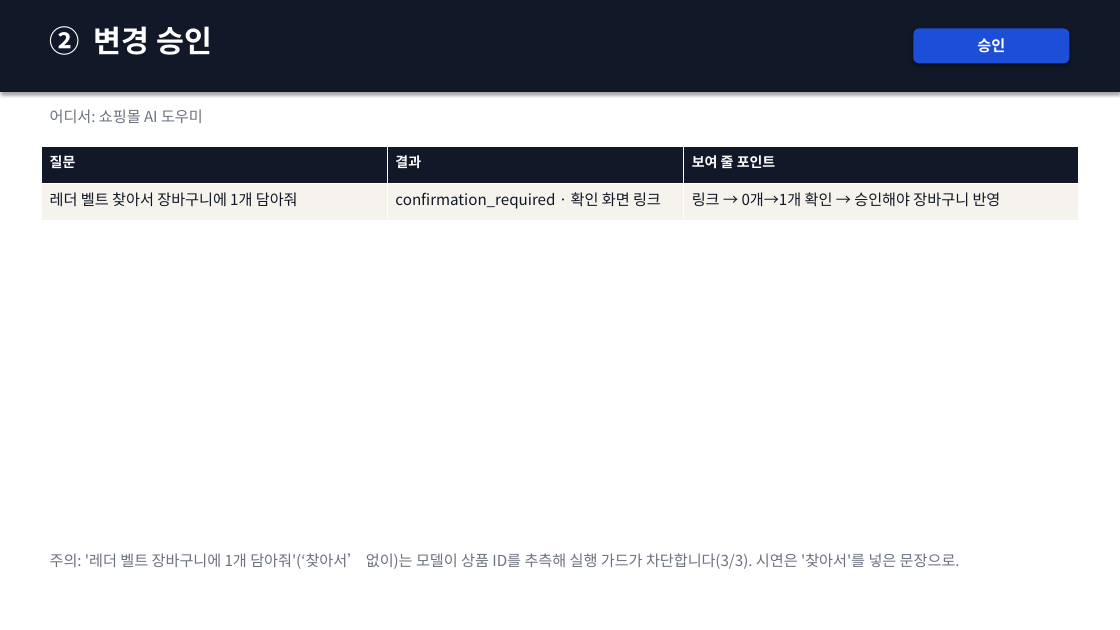
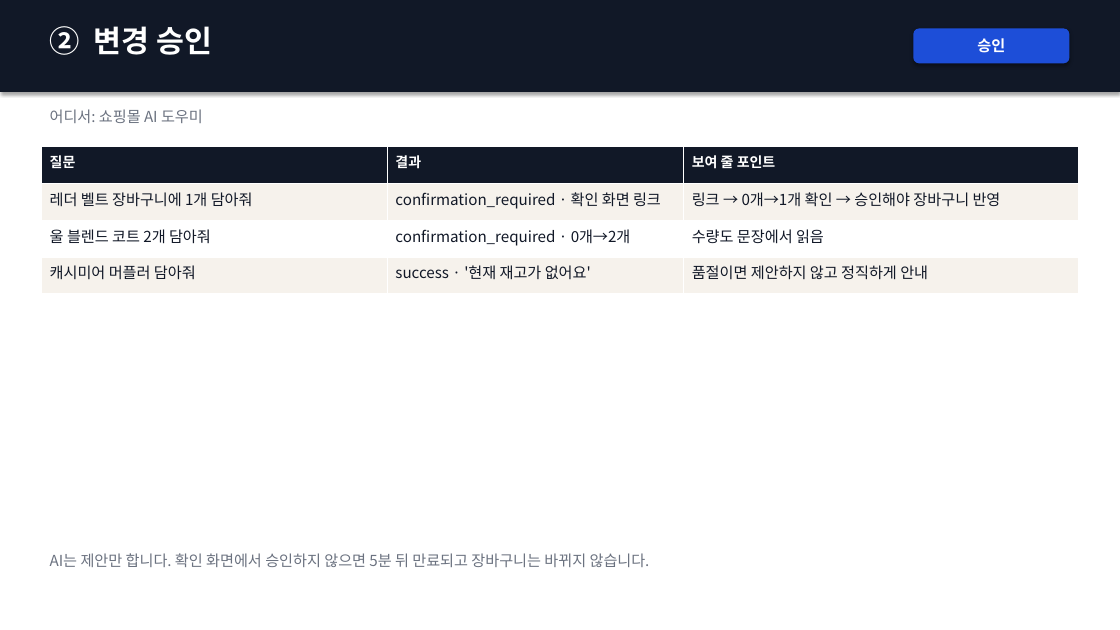
Before and after one commit to vcckm12/CMD_project_01, a slide deck: slide 4 of docs/presentation/시연_질문_모음.pptx. Drawn at 1120x630 pixels with LibreOffice and Linux fonts; fonts in the diff are those of the drawing. Boxes give left, top, right and bottom in pixels: in the first picture for what was removed or moved away, otherwise in the second. Text is boxed around its words. In the diff, an @@ line names an element or a change of style, - is before the commit and + after.

```diff
--- a/docs/presentation/시연_질문_모음.pptx
+++ b/docs/presentation/시연_질문_모음.pptx
@@ table at (41, 147, 1079, 294) @@
-row 2: 레더 벨트 찾아서 장바구니에 1개 담아줘 | confirmation_required · 확인 화면 링크 | 링크 → 0개→1개 확인 → 승인해야 장바구니 반영
+row 2: 레더 벨트 장바구니에 1개 담아줘 | confirmation_required · 확인 화면 링크 | 링크 → 0개→1개 확인 → 승인해야 장바구니 반영
+row 3: 울 블렌드 코트 2개 담아줘 | confirmation_required · 0개→2개 | 수량도 문장에서 읽음
+row 4: 캐시미어 머플러 담아줘 | success · '현재 재고가 없어요' | 품절이면 제안하지 않고 정직하게 안내
@@ text at (50, 553, 650, 567): text changed @@
-주의: '레더 벨트 장바구니에 1개 담아줘'(‘찾아서’ 없이)는 모델이 상품 ID를 추측해 실행 가드가 차단합니다(3/3). 시연은 '찾아서'를 넣은 문장으로.
+AI는 제안만 합니다. 확인 화면에서 승인하지 않으면 5분 뒤 만료되고 장바구니는 바뀌지 않습니다.
```
Also in this commit, not shown: 1 other slide changed, 5 other files.
